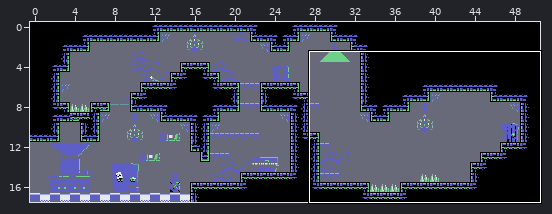
LDtk project, stored at src/assets/maps/test.ldtk. The picture above shows the old version from afar; the outline marks the close-up.
Close-up. Before:
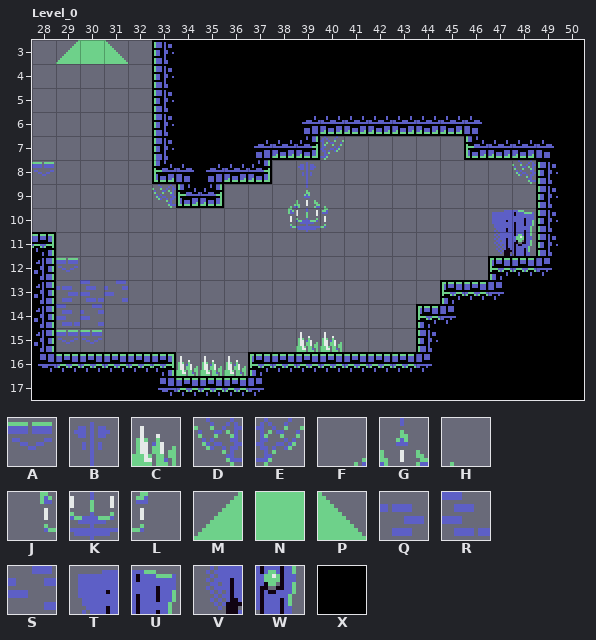
Cells are 12x12 px. Shown: Level_0 x 28..50, y 3..17.
Key: from "Tiles": A 16, B 118, C 135, D 137, E 138, F 139, G 140, H 141, J 161, K 162, L 163, M 264, N 265, P 266, Q 271, R 272, S 273, T 286, U 287, V 308, W 309; from "Walls": X 1.
_ is an empty cell.
Objects are placed by their top-left corner, in cells (3,4 is the top-left corner of cell 3,4); size is 1x1 cell unless given.
Layers that did not change in this view are not listed.
Layer "Walls" before, first column x 28:
 3 _____XXXXXXXXXXXXXXXXXX
 4 _____XXXXXXXXXXXXXXXXXX
 5 _____XXXXXXXXXXXXXXXXXX
 6 _____XXXXXXXXXXXXXXXXXX
 7 _____XXXXXXX______XXXXX
 8 _____XXXXX___________XX
 9 ______XX_____________XX
10 _____________________XX
11 X____________________XX
12 X__________________XXXX
13 X________________XXXXXX
14 X_______________XXXXXXX
15 X_______________XXXXXXX
16 XXXXXX___XXXXXXXXXXXXXX
17 XXXXXXXXXXXXXXXXXXXXXXX
Layer "Props" before, first column x 28:
 3 _MNP___________________
 4 _______________________
 5 _______________________
 6 _______________________
 7 ____________E__________
 8 A__________B________D__
 9 _____D____FGH__________
10 __________JKL______TU__
11 ___________________VW__
12 _A_____________________
13 _QRS___________________
14 _RS____________________
15 _AA____________________
16 _______________________
17 _______________________
Objects on layer "Entities" before:
C "Spikes" at 34,16
C "Spikes" at 35,16
C "Spikes" at 36,16
C "Spikes" at 39,15
C "Spikes" at 40,15
Now the later version:
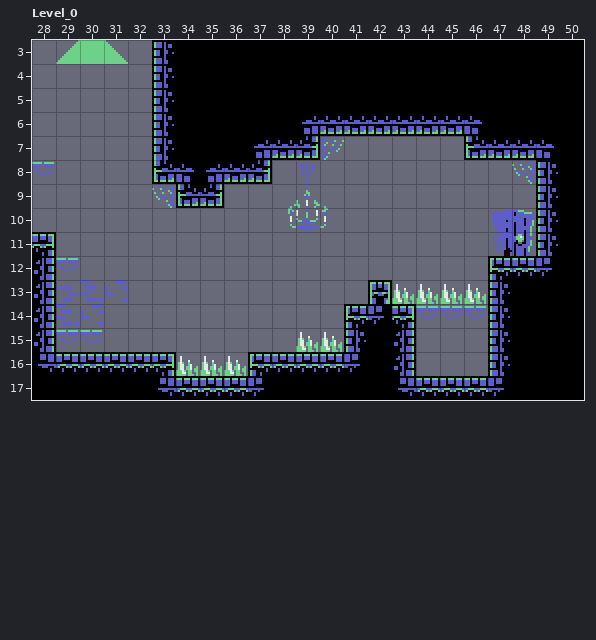
Edits made:
Layer "Walls":
y 13: x 42 _ -> X; x 45..46 XX -> __
y 14..15: x 41..46 ___XXX -> XXX___
y 16: x 44..46 XXX -> ___
Layer "Entities":
added: C "Spikes" at 43,13
added: C "Spikes" at 46,13
added: C "Spikes" at 45,13
added: C "Spikes" at 44,13
Layer "Props":
y 14: x 44..46 ___ -> AAA
